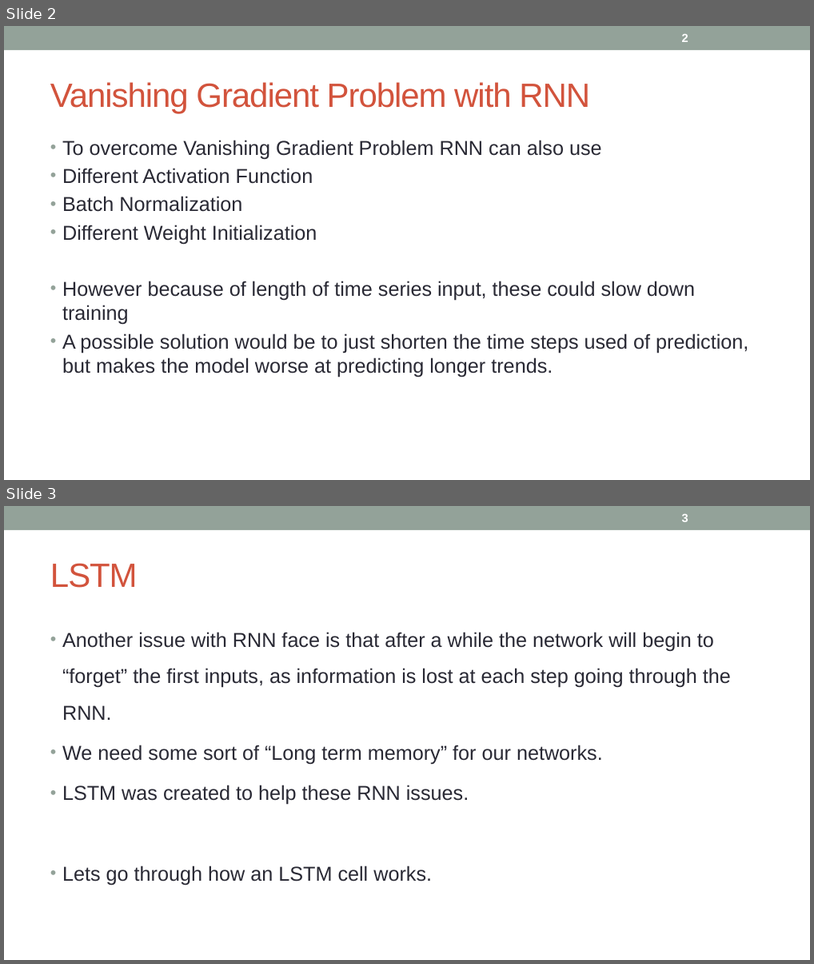
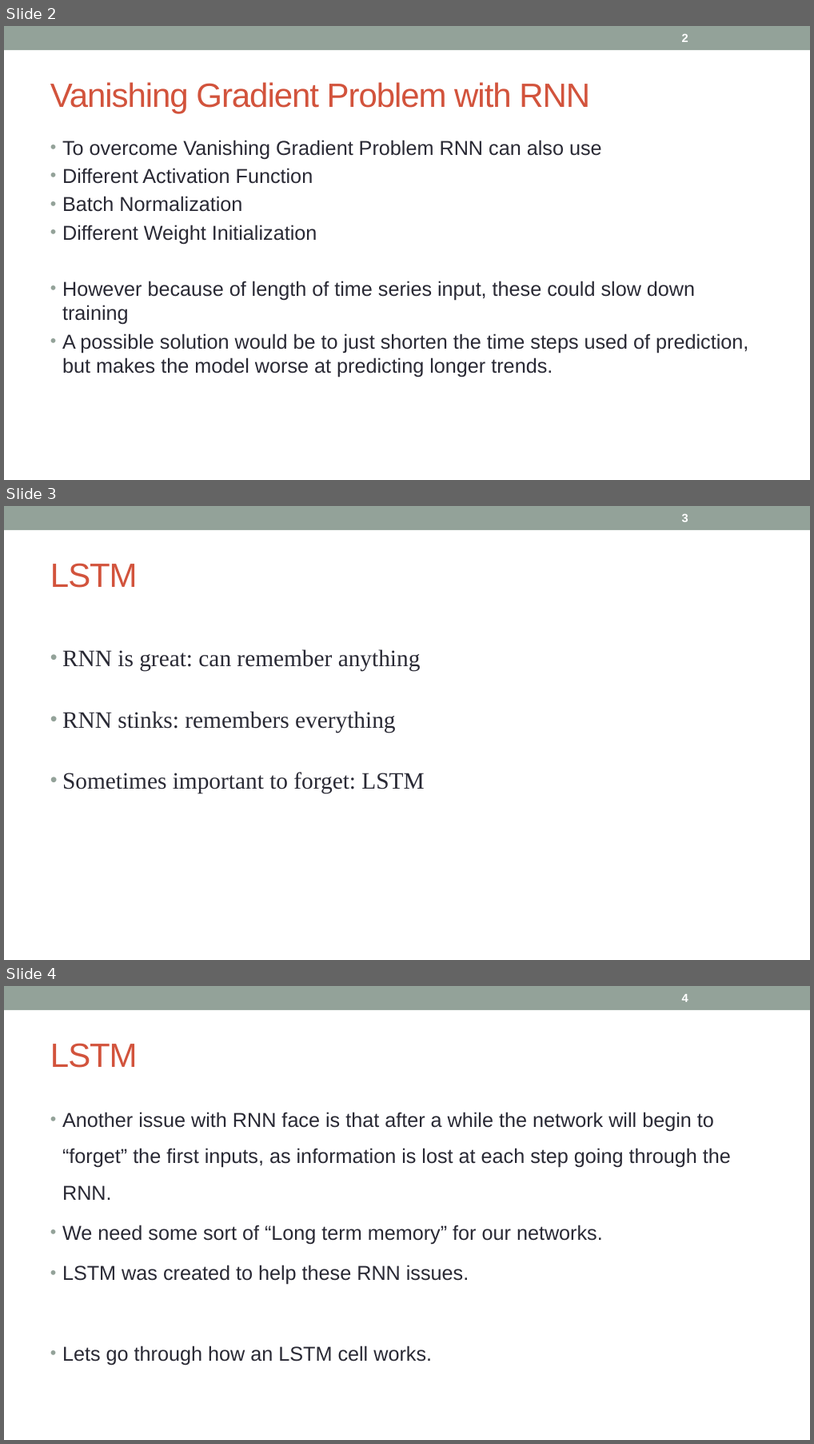
Before and after one commit to nidhiaro/PythonAssignment, a slide deck: 27. LSTM.pptx. Shown one above the other, each under a label of ours: slides 2 and 3 before the commit, slides 2, 3 and 4 after it. The pictures are 814x964 and 814x1444 pixels, drawn with LibreOffice and Linux fonts; fonts in the diff are those of the drawing. Boxes give left, top, right and bottom in pixels: in the first picture for what was removed or moved away, otherwise in the second. Text is boxed around its words. In the diff, an @@ line names an element or a change of style, - is before the commit and + after.

```diff
--- a/27. LSTM.pptx
+++ b/27. LSTM.pptx
@@ slide 3 added at <box>4,506,810,960</box>, background #FFFFFF; not listed: 1 template element that a slide beside it also shows @@
@@ page number added at <box>682,514,689,522</box>, 14 pt, text #FFFFFF, bold @@
+3
@@ title added at <box>50,563,138,588</box>, 40 pt, text #D2533C @@
+LSTM
@@ text added at <box>62,649,424,794</box>, 28 pt, text #292934 @@
+• RNN is great: can remember anything
+• RNN stinks: remembers everything
+• Sometimes important to forget: LSTM
@@ what was slide 3 is now slide 4 @@
@@ page number at <box>682,994,689,1002</box>: text changed @@
-3
+4
```
Also in this commit, not shown: 4 slides changed.
